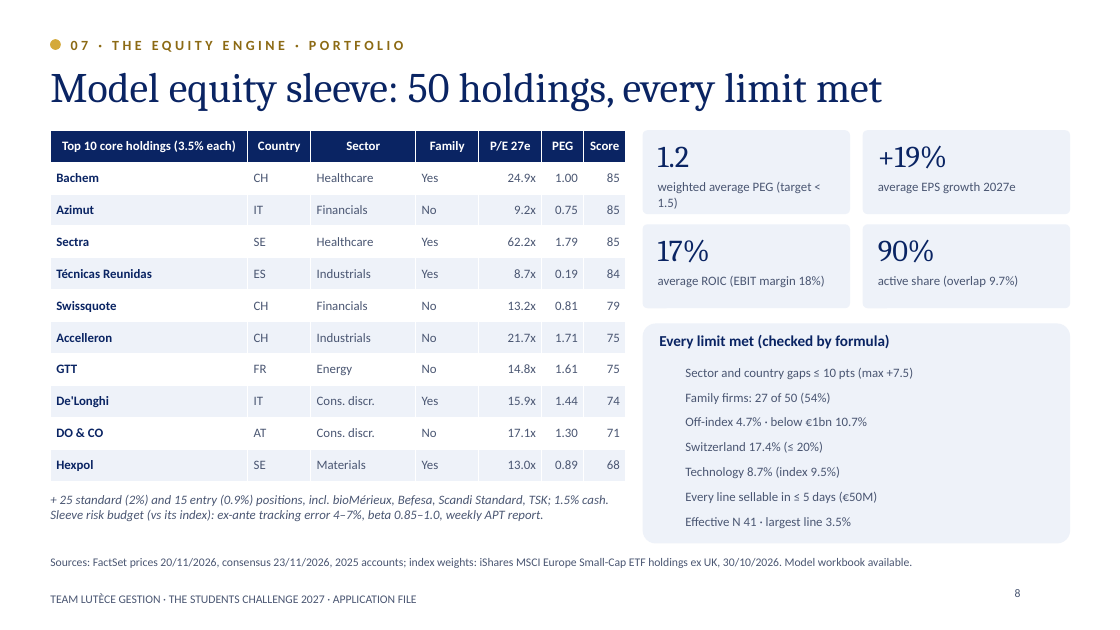
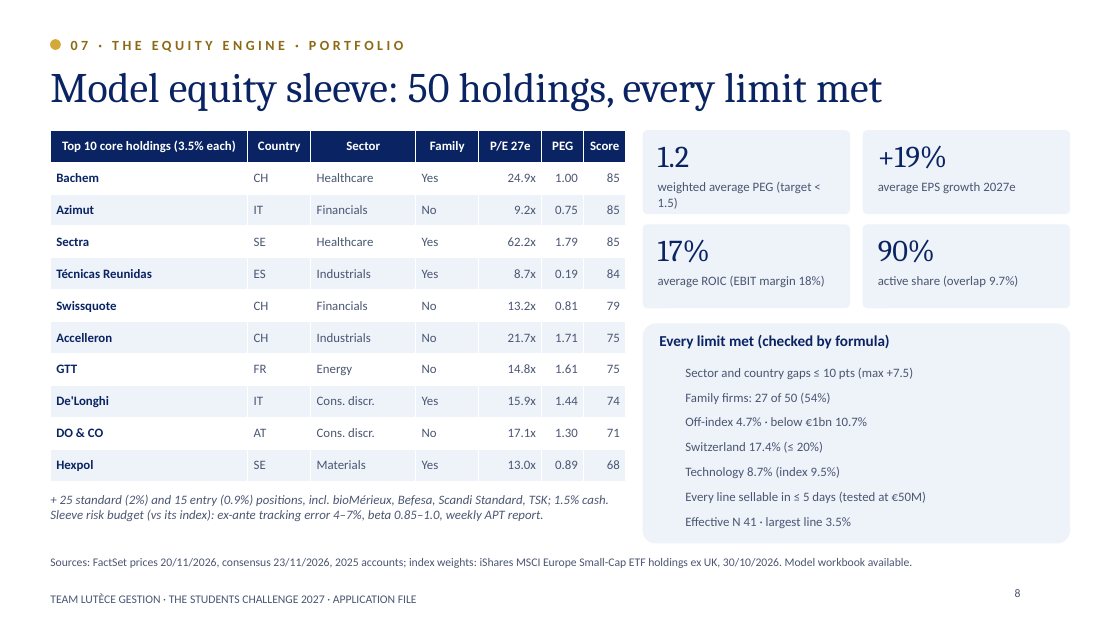
Before and after one commit to charlesarthurfrancois-sys/ponytail, a slide deck: slide 8 of student-challenge/Lutece_Gestion_Application_Students_Challenge_2027.pptx. Drawn at 1120x630 pixels with LibreOffice and Linux fonts; fonts in the diff are those of the drawing; background and template pictures are left out. Boxes give left, top, right and bottom in pixels: in the first picture for what was removed or moved away, otherwise in the second. Text is boxed around its words. In the diff, an @@ line names an element or a change of style, - is before the commit and + after.

```diff
--- a/student-challenge/Lutece_Gestion_Application_Students_Challenge_2027.pptx
+++ b/student-challenge/Lutece_Gestion_Application_Students_Challenge_2027.pptx
@@ text at <box>685,492,926,503</box>: text changed @@
-Every line sellable in ≤ 5 days (€50M)
+Every line sellable in ≤ 5 days (tested at €50M)
```
Also in this commit, not shown: 7 other slides changed, 1 other file.
